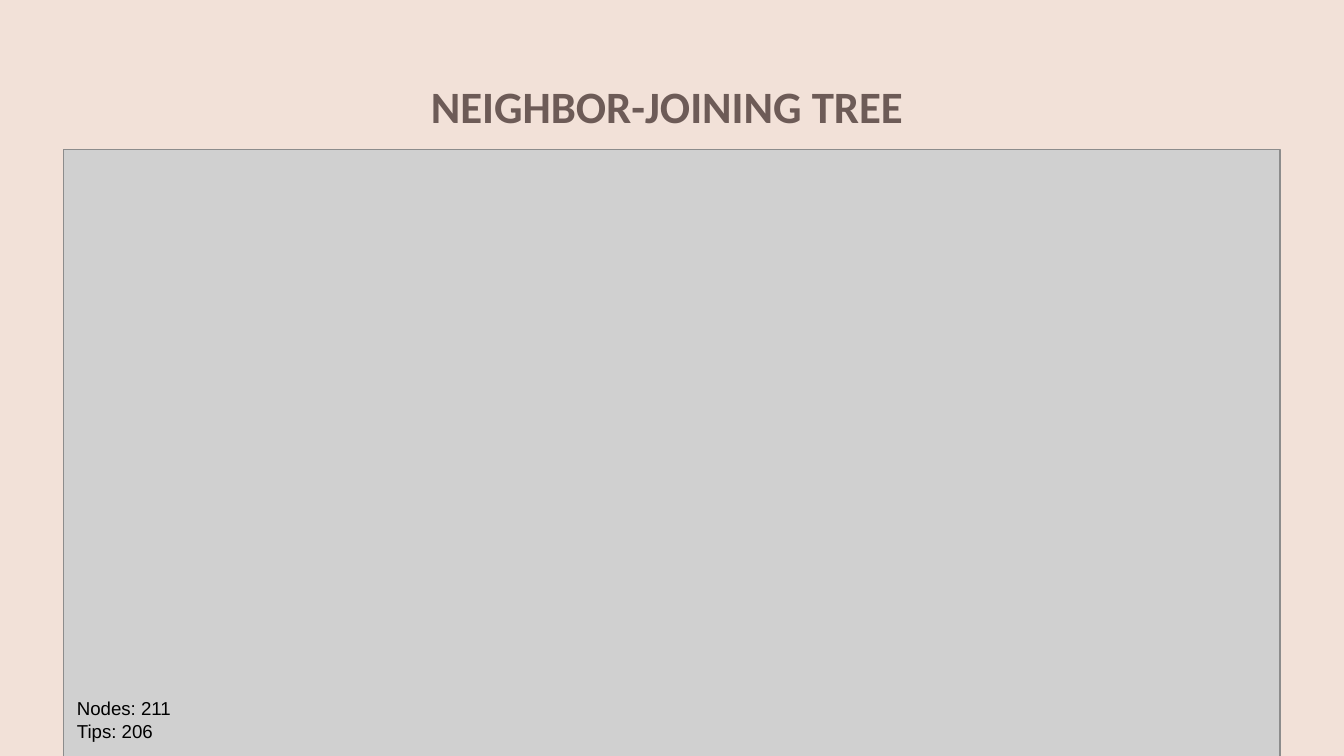
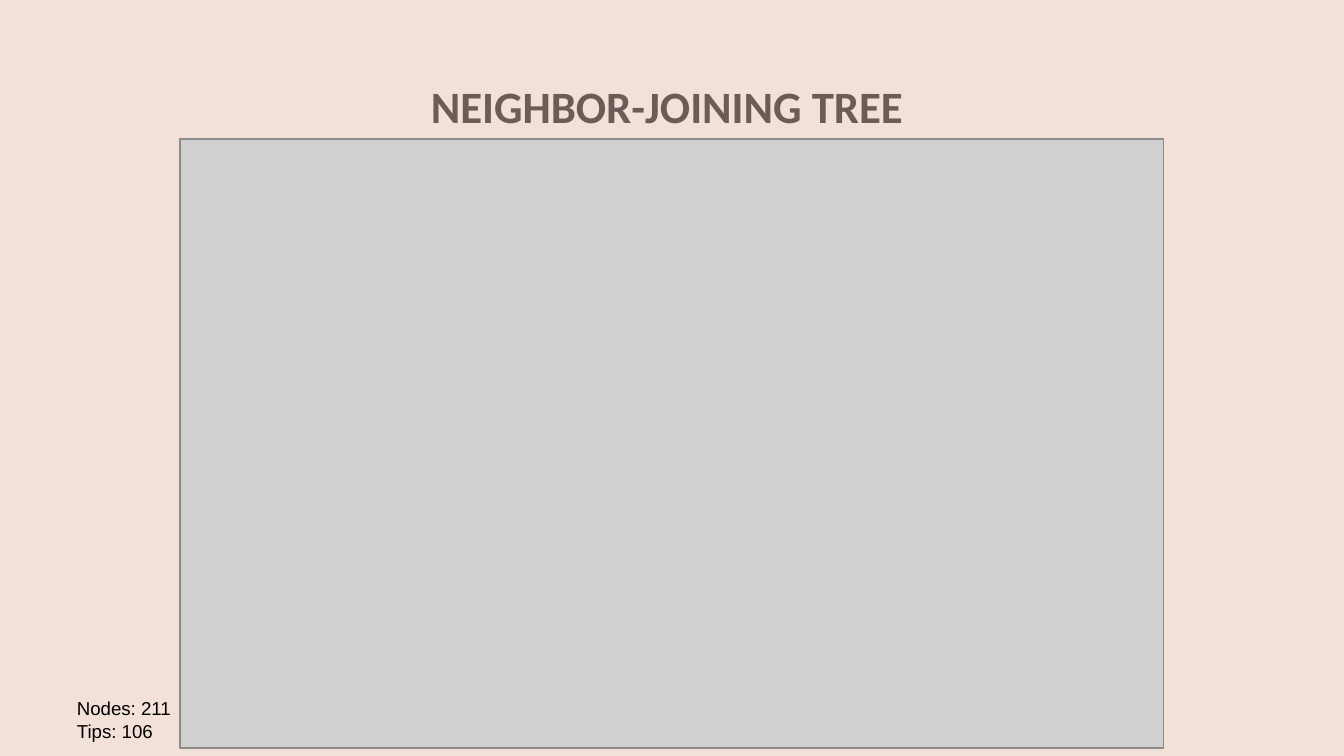
Before and after one commit to sarahcarolinedesouza/phylo563_project_sarah, a slide deck: slide 11 of Phylogenetic tree presentation Sarah.pptx (slide 10 before the commit). Drawn at 1344x756 pixels with LibreOffice and Linux fonts; fonts in the diff are those of the drawing; grey boxes stand for pictures; background and template pictures are left out. Boxes give left, top, right and bottom in pixels: in the first picture for what was removed or moved away, otherwise in the second. Text is boxed around its words. In the diff, an @@ line names an element or a change of style, - is before the commit and + after.

```diff
--- a/Phylogenetic tree presentation Sarah.pptx
+++ b/Phylogenetic tree presentation Sarah.pptx
@@ picture: place and size @@
-picture at bbox=[63, 149, 1279, 756]
+picture at bbox=[180, 140, 1164, 749]
@@ text at bbox=[77, 724, 153, 742]: text changed @@
-Tips: 206
+Tips: 106
```
Also in this commit, not shown: 7 other slides changed, 3 slides added, 1 slide removed, 8 other files.
